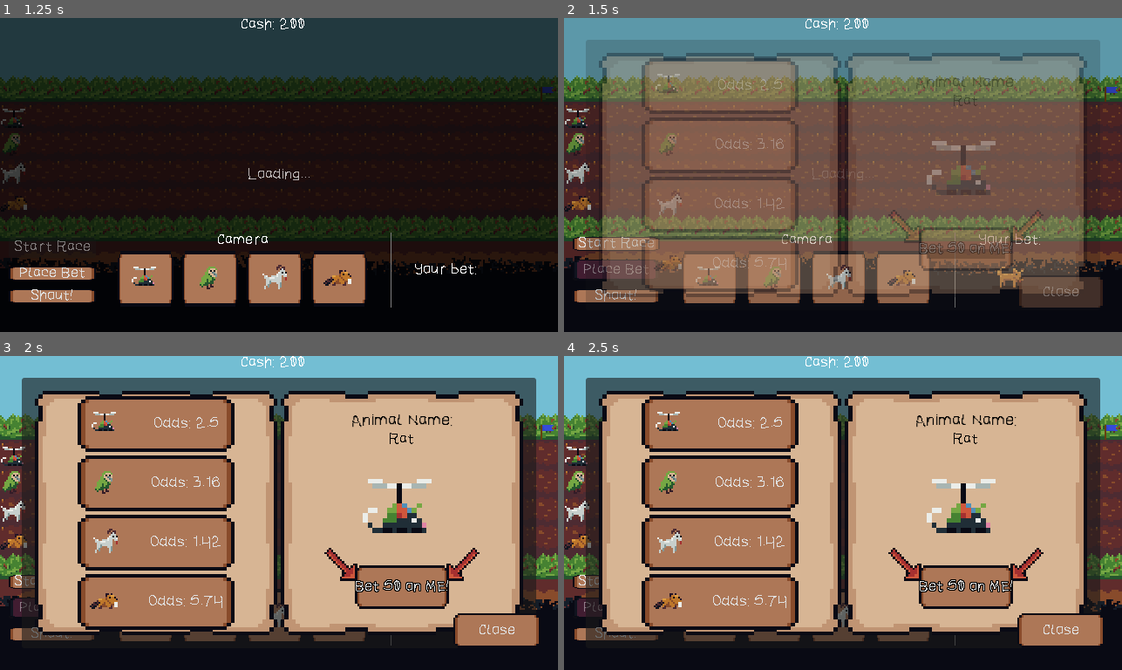
Above: before the commit, frames 1-4 (two rows, left to right).
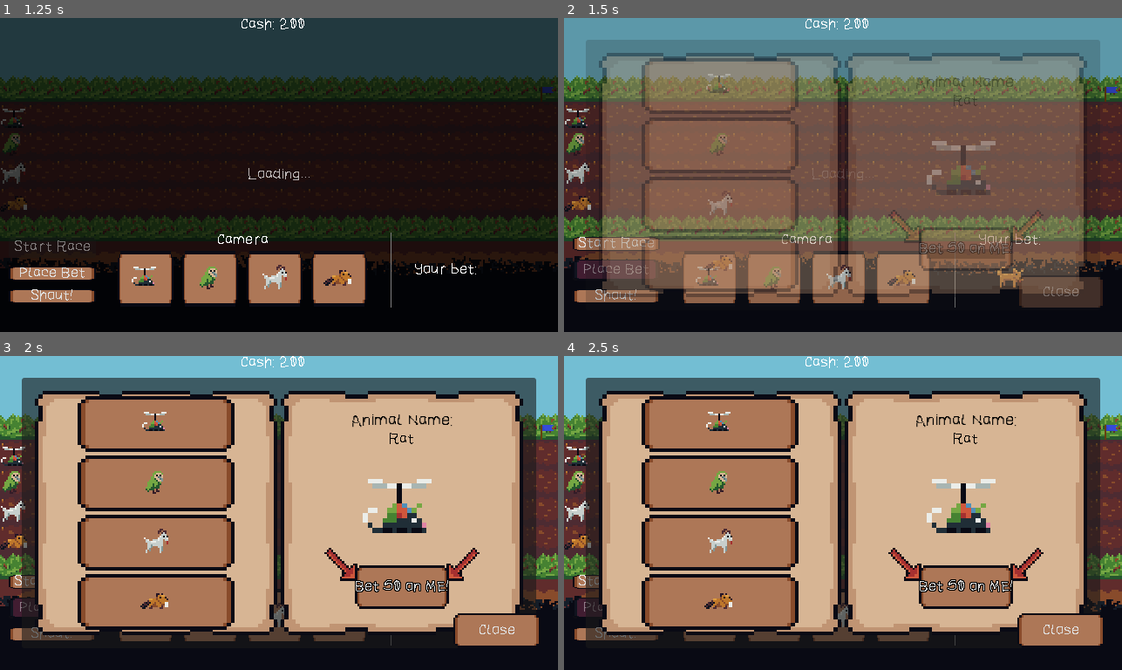
Above: after the commit, the same moments.

Repository: jame581/FastAndFocused
Game: Godot game, scene res://maps/main_menu.tscn
The game is run twice, just before and just after one commit, with the same random seed, the same clock (stepped at 60 frames per second) and the same inputs.
Inputs:
- Up to frame 1 (1.25 s): click "Play" at 0.5 s
- Up to frame 2 (1.5 s): click "Place Bet" at 1.25 s
- Up to frame 3 (2 s): no input
- Up to frame 4 (2.5 s): click "Start Race" at 2 s

Frame 1 is identical in both runs. In frame 2, 1.1% of the frame differs, in the area x 16-40%, y 17-81%; in frame 3, 1.4%; in frame 4, 1.4%.

Commit message:
Update betting panel UI to align icons and comment out odds generation

Diff:
--- a/source/scenes/ui/betting_panel_ui.tscn
+++ b/source/scenes/ui/betting_panel_ui.tscn
@@ -120,32 +120,32 @@
 layout_mode = 2
 theme_override_styles/hover = SubResource("StyleBoxTexture_viks2")
 theme_override_styles/normal = SubResource("StyleBoxTexture_7b6id")
-text = "Odds: 1.6"
 icon = ExtResource("6_viks2")
+icon_alignment = 1
 
 [node name="SecondLineupButton" type="Button" parent="BettingPanel/MarginContainer/root/LeftPanel/MarginContainer/left"]
 custom_minimum_size = Vector2(180, 40)
 layout_mode = 2
 theme_override_styles/hover = SubResource("StyleBoxTexture_viks2")
 theme_override_styles/normal = SubResource("StyleBoxTexture_7b6id")
-text = "Odds: 1.6"
 icon = ExtResource("6_0s0fw")
+icon_alignment = 1
 
 [node name="ThirdLineupButton" type="Button" parent="BettingPanel/MarginContainer/root/LeftPanel/MarginContainer/left"]
 custom_minimum_size = Vector2(180, 40)
 layout_mode = 2
 theme_override_styles/hover = SubResource("StyleBoxTexture_viks2")
 theme_override_styles/normal = SubResource("StyleBoxTexture_7b6id")
-text = "Odds: 5.63"
 icon = ExtResource("7_viks2")
+icon_alignment = 1
 
 [node name="FourthLineupButton" type="Button" parent="BettingPanel/MarginContainer/root/LeftPanel/MarginContainer/left"]
 custom_minimum_size = Vector2(180, 40)
 layout_mode = 2
 theme_override_styles/hover = SubResource("StyleBoxTexture_viks2")
 theme_override_styles/normal = SubResource("StyleBoxTexture_7b6id")
-text = "Odds: 4.68"
 icon = ExtResource("3_l8jla")
+icon_alignment = 1
 
 [node name="RightPanel" type="Panel" parent="BettingPanel/MarginContainer/root"]
 layout_mode = 2
--- a/source/scripts/ui/betting_panel_ui.gd
+++ b/source/scripts/ui/betting_panel_ui.gd
@@ -46,7 +46,7 @@
 			push_error("Invalid animal in lineup: " + str(animal))
 
 	update_lineup_textures()
-	generate_odds()
+	# generate_odds()
 	switch_animal(0)
 
 
